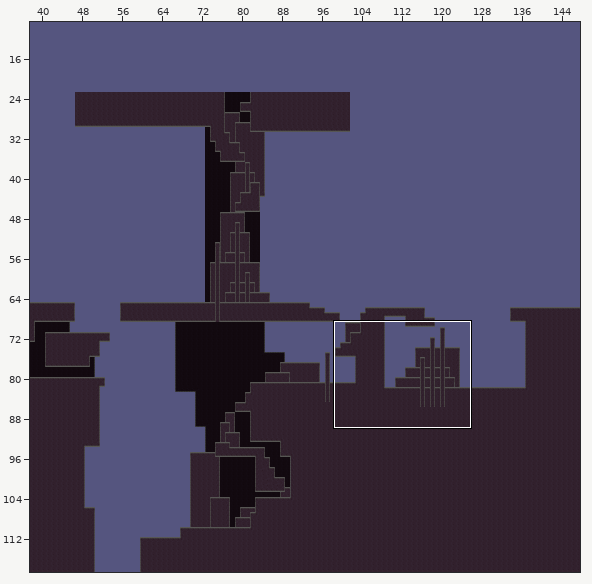
Two versions of a level (Tiled map, Source/Assets/Levels/CampoDelCielo_FocoDengue.tmx). The first picture is a wide view before the edit; the outline marks the close-up.
Close-up. As it was:
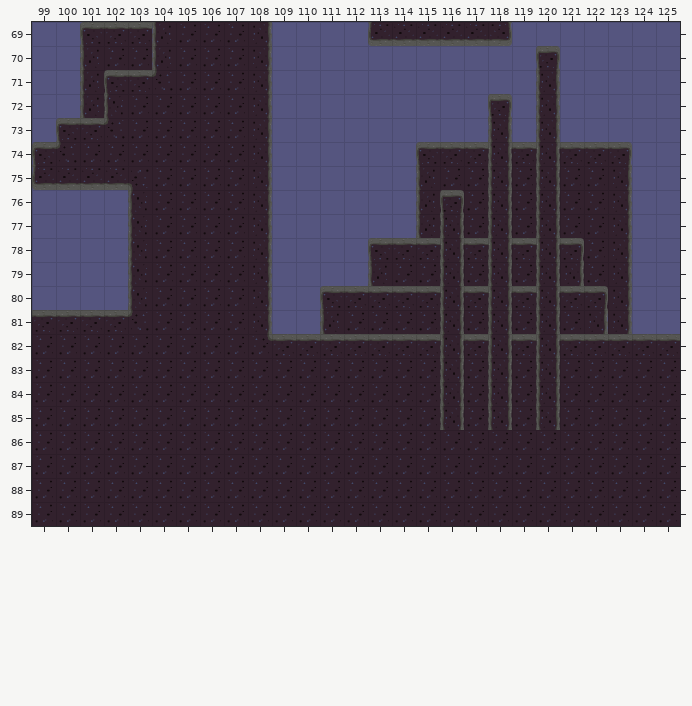
Cells are 64x64 px. Shown: x 99..125, y 69..89. The commit also changed other parts of the map, which this record leaves out. Tiles whose own drawing changed are shown in their newer look in all pictures.
Once edited:
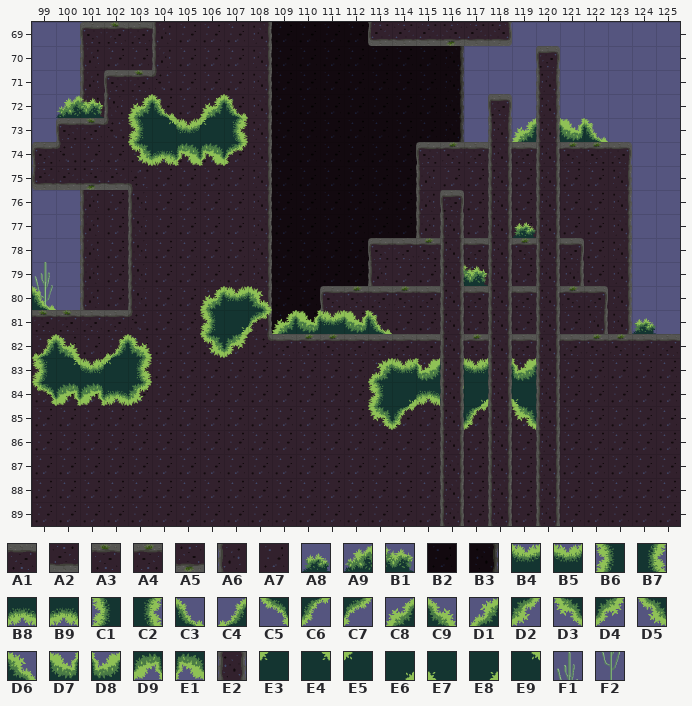
Key: from "CampoDelCielo_ts": A1 0, A2 0 turned 180, A3 1, A4 1 flipped left-right, A5 1 flipped up-down, A6 10 flipped left-right, A7 11, A8 16, A9 17, B1 18, B2 20, B3 21, B4 22, B5 22 flipped left-right, B6 22 flipped on the diagonal, B7 22 flipped on the other diagonal, B8 22 flipped up-down, B9 22 turned 180, C1 22 turned 270, C2 22 turned 90, C3 23, C4 23 flipped left-right, C5 23 flipped on the diagonal, C6 23 flipped up-down, C7 23 turned 90, C8 24, C9 24 flipped left-right, D1 24 flipped on the diagonal, D2 24 flipped on the other diagonal, D3 24 flipped up-down, D4 24 turned 180, D5 24 turned 270, D6 24 turned 90, D7 25, D8 25 flipped left-right, D9 25 flipped up-down, E1 25 turned 180, E2 27, E3 45, E4 45 flipped left-right, E5 45 flipped on the diagonal, E6 45 flipped on the other diagonal, E7 45 flipped up-down, E8 45 turned 180, E9 45 turned 90; from "arboles_CampoDelCielo": F1 35 flipped left-right, F2 43 flipped left-right.
__ is an empty cell.
Tiles of an added or newly shown layer are drawn over the layers below it.
What changed:
Layer "cactus":
y 79: x 99 __ -> F1
y 80: x 99 __ -> F2
Layer "arbustos":
y 73: x 119..122 __ __ __ __ -> C8 B4 D7 C3
y 80: x 99 __ -> C3
y 81: x 124 __ -> A8
Layer "behindwall":
y 69: x 108..113 __ __ __ __ __ __ -> B2 B2 B2 B2 B2 B2
y 70..73: x 108..116 __ __ __ __ __ __ __ __ __ -> B2 B2 B2 B2 B2 B2 B2 B2 B3
y 74..77: x 108..115 __ __ __ __ __ __ __ __ -> B2 B2 B2 B2 B2 B2 B2 B2
y 78..79: x 108..113 __ __ __ __ __ __ -> B2 B2 B2 B2 B2 B2
y 80..81: x 108..111 __ __ __ __ -> B2 B2 B2 B2
Layer "plataforma2_c":
y 81: x 122 __ -> A7
Layer "plataforma2_a":
y 70: x 104 __ -> A7
y 76..80: x 101..103 __ __ __ -> A6 A7 A7
Layer "PLATAFORMA2_BASE":
y 69: x 102 A1 -> A3; x 104 __ -> A1
y 74: x 116 A1 -> A4; x 121..122 A1 A1 -> A4 A4
y 78: x 115 A1 -> A4; x 119 A1 -> A4
y 80: x 112 A1 -> A4; x 114 A1 -> A4; x 121 A1 -> A4
Layer "plataforma1":
y 69: x 116 A2 -> A5
y 71: x 103 A1 -> A3
y 73: x 101 A1 -> A3
y 75: x 101 A2 -> A5
y 81: x 99..100 A1 A1 -> A3 A3
y 82: x 110..111 A1 A1 -> A4 A4; x 117 A1 -> A4; x 122..123 A1 A1 -> A4 A4
Layer "vegeta ad" (added):
y 72: x 100..101 __ __ -> A9 B1; x 103..104 __ __ -> C8 C3; x 106..107 __ __ -> C8 C3
y 73: x 103..107 __ __ __ __ __ -> C1 E9 B4 E3 C2
y 74: x 103..107 __ __ __ __ __ -> D5 B9 E1 E1 C7
y 77: x 119 __ -> A8
y 79: x 116..117 __ __ -> A9 B1
y 80: x 106..108 __ __ __ -> C8 B4 D6
y 81: x 106..113 __ __ __ __ __ __ __ __ -> C1 E8 C7 C8 D7 B4 D7 C3
y 82: x 99..100 __ __ -> C4 C9; x 102..103 __ __ -> C4 C9; x 106..107 __ __ -> D5 D4
y 83: x 99..103 __ __ __ __ __ -> B6 E4 B5 E5 B7; x 113..119 __ __ __ __ __ __ __ -> D1 B5 D8 E9 B5 D8 D8
y 84: x 99..103 __ __ __ __ __ -> C5 D9 D9 B8 D2; x 113..119 __ __ __ __ __ __ __ -> B6 E6 B8 E9 E6 B8 E7
y 85: x 113..114 __ __ -> D3 C6; x 116..117 __ __ -> D3 C6; x 119..120 __ __ -> D3 C6
Layer "columnas1":
y 86..89: x 116 __ -> E2; x 118 __ -> E2; x 120 __ -> E2
